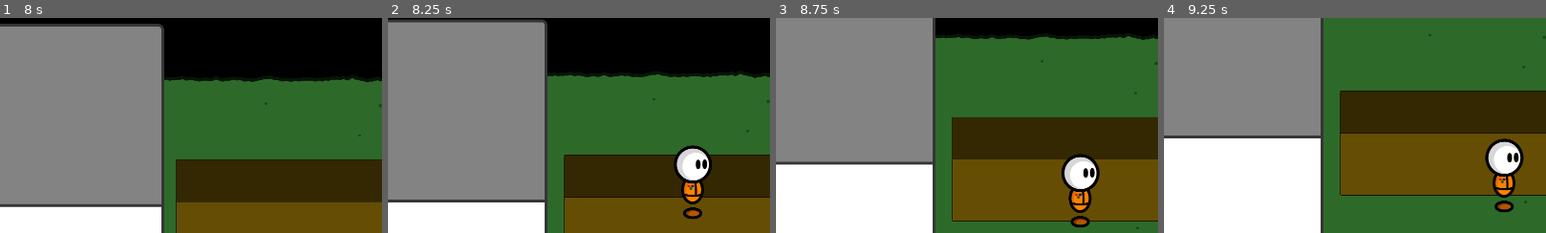
Above: before the commit, frames 1-4 (left to right).
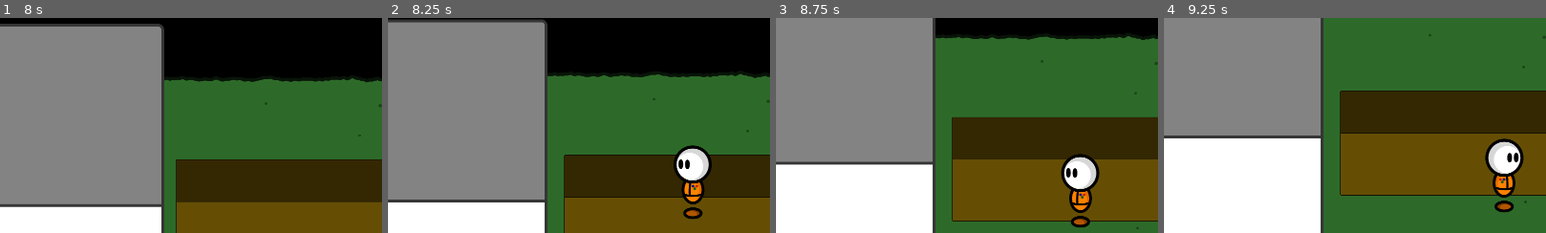
Above: after the commit, the same moments.

Repository: fupicat/szabandoned-0
Game: Godot game, scene res://Scenes/Places/House.tscn
The game is run twice, just before and just after one commit, with the same random seed, the same clock (stepped at 60 frames per second) and the same inputs.
Inputs:
- Up to frame 1 (8 s): click "Add Item" at 0.5 s; click "Small Room" at 1.25 s; click "Accept" at 2 s; click "Accept" at 2.75 s; tap Enter at 3.5 s; hold Right (right) 3.53-4.28 s; hold X (action) 3.53-4.28 s; tap Tab (mode) at 3.8, 4.35, 5.3, 5.85, 6.8 s; tap Space at 4.25 s; hold Down (down) 4.28-5.03 s; tap X (action) at 4.55, 6.05, 7.35 s; hold Right (right) 5.03-5.78 s; hold X (action) 5.03-5.78 s; hold Up (up) 5.78-6.53 s; hold Z (run) 6.53-7.28 s; hold Left (left) from 6.53 s (still down)
- Up to frame 2 (8.25 s): release Left (left) at 8.03 s; hold Down (down) from 8.03 s (still down); hold Tab (mode) from 8.03 s (still down)
- Up to frame 3 (8.75 s): keep holding Down (down); keep holding Tab (mode)
- Up to frame 4 (9.25 s): release Down (down) at 8.78 s; release Tab (mode) at 8.78 s; hold Right (right) from 8.78 s (still down); tap X (action) at 8.85 s
The pictures show only the part of the screen within x 50-100%, y 14-64%; the shares and areas given below are measured in that part.

Frame 1 is identical in both runs. In frame 2, 0.8% of the frame differs, in the area x 75-84%, y 60-93%; in frame 3, 0.8%, in the area x 74-85%, y 64-97%; in frame 4, nothing differs.

Commit message:
Setup for interactability. Press X to paint sofas red.

Diff:
--- a/Scenes/Placeables/SmallRoom.tscn
+++ b/Scenes/Placeables/SmallRoom.tscn
@@ -7,17 +7,16 @@
 [sub_resource type="RectangleShape2D" id=1]
 extents = Vector2( 737.784, 64.2883 )
 
-[sub_resource type="RectangleShape2D" id=3]
+[sub_resource type="RectangleShape2D" id=2]
 extents = Vector2( 732.022, 369.606 )
 
-[sub_resource type="RectangleShape2D" id=2]
+[sub_resource type="RectangleShape2D" id=3]
 extents = Vector2( 731.515, 554.104 )
 
 [node name="SmallRoom" type="StaticBody2D" groups=[
 "Interactable",
 ]]
 script = ExtResource( 1 )
-interact = [ "move", "delete" ]
 
 [node name="Sprite" type="Sprite" parent="."]
 position = Vector2( 0, 205.326 )
--- a/Scenes/Placeables/Sofa.tscn
+++ b/Scenes/Placeables/Sofa.tscn
@@ -7,13 +7,13 @@
 extents = Vector2( 113.752, 35.162 )
 
 [sub_resource type="RectangleShape2D" id=2]
-extents = Vector2( 124.25, 38.4786 )
+extents = Vector2( 124.25, 42.559 )
 
 [node name="Sofa" type="StaticBody2D" groups=[
 "Interactable",
 ]]
 script = ExtResource( 1 )
-interact = [ "move", "delete" ]
+interact = [ "Sit", "Rotate" ]
 
 [node name="Sprite" type="Sprite" parent="."]
 position = Vector2( 0, -109.093 )
@@ -27,6 +27,10 @@
 [node name="Interactive" type="Area2D" parent="."]
 
 [node name="Col" type="CollisionShape2D" parent="Interactive"]
+position = Vector2( -1.7962, -6.58612 )
 shape = SubResource( 2 )
+
+[node name="IntPos" type="Position2D" parent="."]
+position = Vector2( 164.044, -4.1011 )
 [connection signal="body_entered" from="Interactive" to="." method="_on_Interactive_body_entered"]
 [connection signal="body_exited" from="Interactive" to="." method="_on_Interactive_body_exited"]
--- a/Scripts/Player.gd
+++ b/Scripts/Player.gd
@@ -14,21 +14,32 @@
     var xdir = int(Input.is_action_pressed("right")) - int(Input.is_action_pressed("left"))
     move.x = lerp(move.x, (SPEED + run) * xdir, SLIP)
 
+    if xdir == 1:
+        $Scrat.scale.x = 1
+    elif xdir == -1:
+        $Scrat.scale.x = -1
+
     move_and_slide(move, Vector2(0, -1))
 
 func _input(event):
-    if event.is_action_pressed("action"):
-        var inters = get_tree().get_nodes_in_group("Interactive")
+    if event.is_action_pressed("action") and !get_parent().edit_mode:
+        var inters = get_tree().get_nodes_in_group("Interactable")
         if len(inters) > 0:
             var onmes = []
             var upper = null
             for node in inters: # Get all interactable nodes and detect which ones the player is touching.
                 if node.on_me:
                     onmes.append(node)
-            if len(onmes) > 0:
-                upper = onmes[0]
-                if len(onmes) > 1:
-                    for node in onmes: # Get all nodes the player is touching and gets the one with the highest z_index.
-                        if node.z_index > upper.z_index:
-                            upper = node
-                print(upper)
+            var lookings = []
+            print('onmes = ' + str(onmes))
+            for node in onmes: # Get all nodes the player is looking at.
+                if ($Scrat.scale.x > 0 and node.global_position.x > global_position.x) or ($Scrat.scale.x < 0 and node.global_position.x < global_position.x):
+                    lookings.append(node)
+            if len(lookings) > 0:
+                upper = lookings[0]
+                print('lookings = ' + str(lookings))
+                for node in lookings:
+                    if node.z_index > upper.z_index:
+                        upper = node
+                print('upper = ' + str(upper))
+                upper.modulate = Color(1, 0, 0)
Not shown: 1 places in Scenes/Placeables/SmallRoom.tscn that only renumber resources
